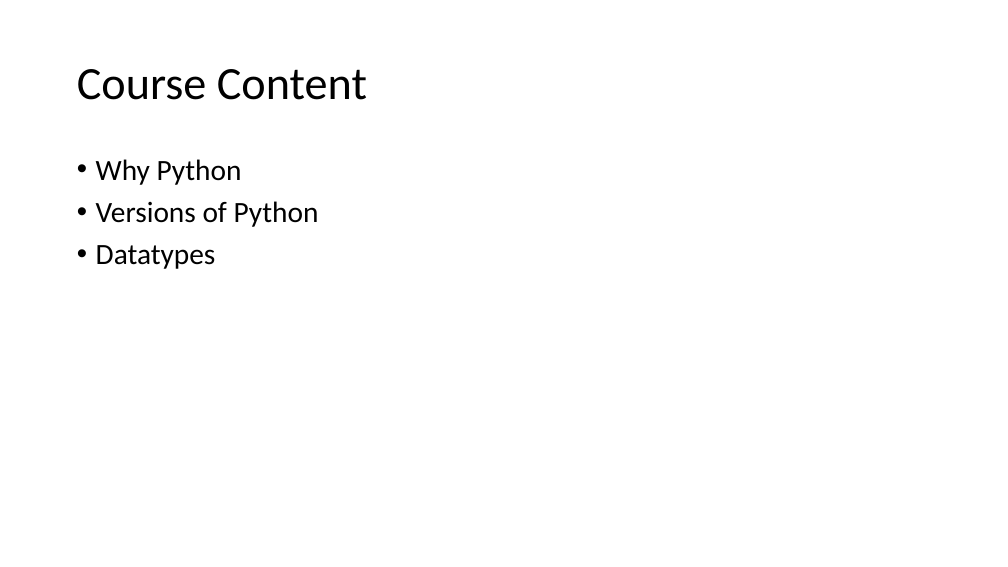
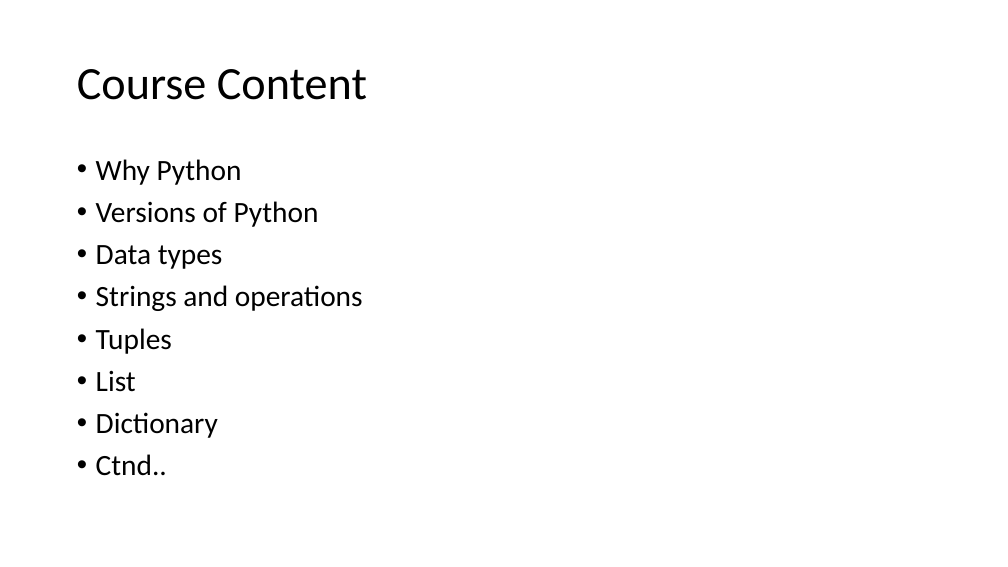
Before and after one commit to harry1180/python_basics, a slide deck: slide 2 of Introduction to Python.pptx. Drawn at 1008x567 pixels with LibreOffice and Linux fonts; fonts in the diff are those of the drawing. Boxes give left, top, right and bottom in pixels: in the first picture for what was removed or moved away, otherwise in the second. Text is boxed around its words. In the diff, an @@ line names an element or a change of style, - is before the commit and + after.

```diff
--- a/Introduction to Python.pptx
+++ b/Introduction to Python.pptx
@@ text at <box>96,245,363,476</box>: text changed @@
-• Datatypes
+• Data types
+• Strings and operations
+• Tuples
+• List
+• Dictionary
+• Ctnd..
```
Also in this commit, not shown: 1 other slide changed.
